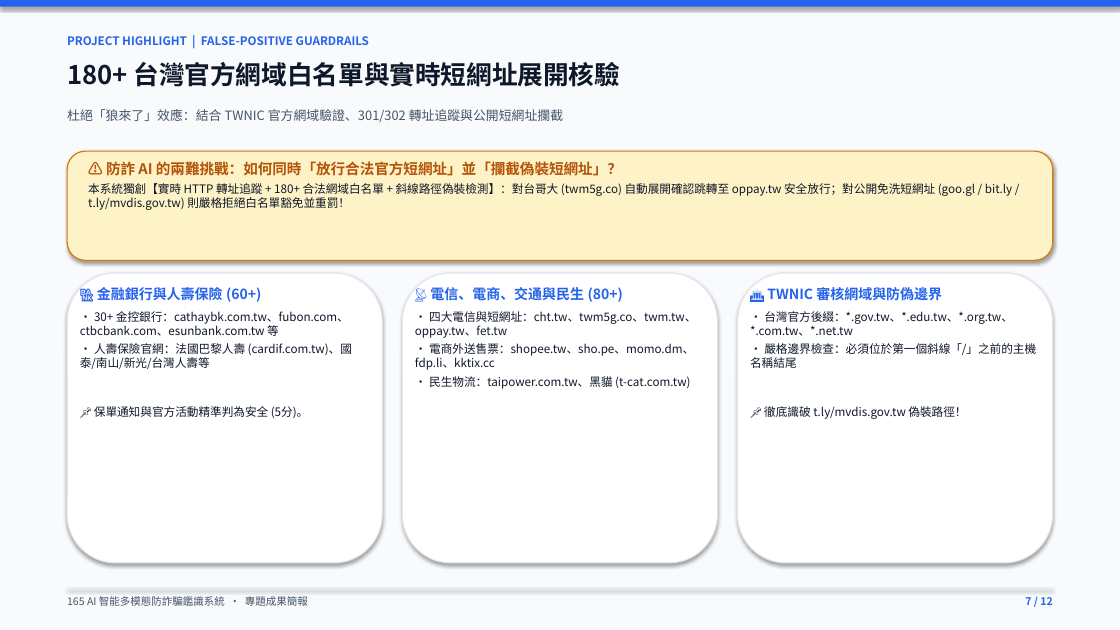
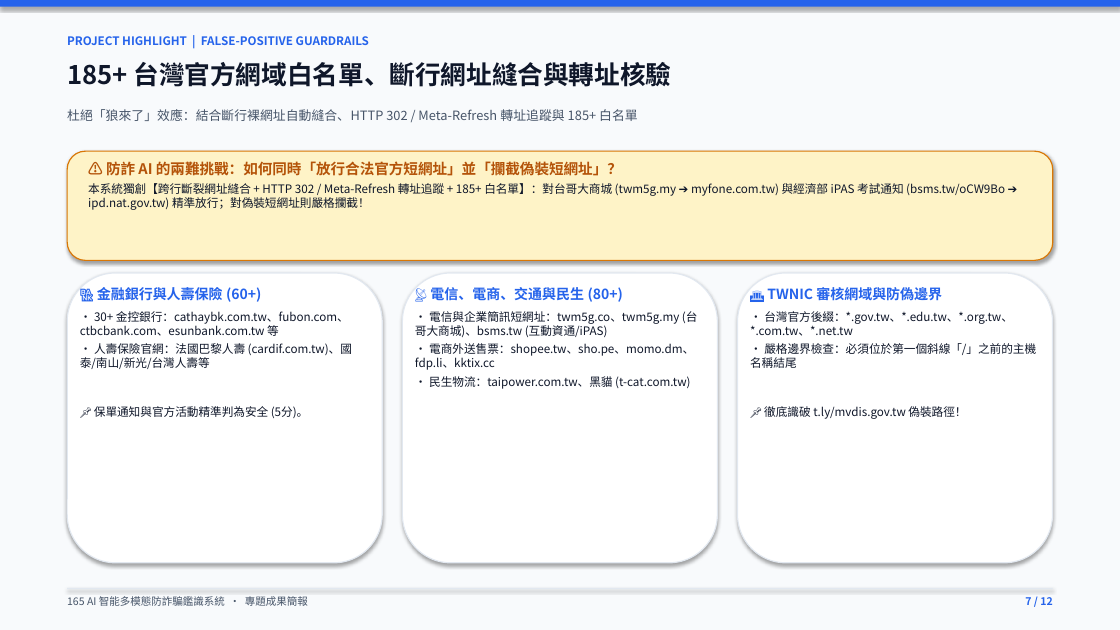
Before and after one commit to alex0647-star/165-anti-scam-ai, a slide deck: slide 7 of 165_AI智能多模態防詐騙鑑識系統_專題簡報.pptx. Drawn at 1120x630 pixels with LibreOffice and Linux fonts; fonts in the diff are those of the drawing. Boxes give left, top, right and bottom in pixels: in the first picture for what was removed or moved away, otherwise in the second. Text is boxed around its words. In the diff, an @@ line names an element or a change of style, - is before the commit and + after.

Commit message:
更新 165 AI 專題簡報、LINE 官方機器人伺服器與相關實測成果

```diff
--- a/165_AI智能多模態防詐騙鑑識系統_專題簡報.pptx
+++ b/165_AI智能多模態防詐騙鑑識系統_專題簡報.pptx
@@ text at <box>67,62,671,87</box>: text changed @@
-180+ 台灣官方網域白名單與實時短網址展開核驗
+185+ 台灣官方網域白名單、斷行網址縫合與轉址核驗
@@ text at <box>67,109,638,121</box>: text changed @@
-杜絕「狼來了」效應：結合 TWNIC 官方網域驗證、301/302 轉址追蹤與公開短網址攔截
+杜絕「狼來了」效應：結合斷行裸網址自動縫合、HTTP 302 / Meta-Refresh 轉址追蹤與 185+ 白名單
@@ text at <box>88,183,1005,210</box>: text changed @@
-本系統獨創【實時 HTTP 轉址追蹤 + 180+ 合法網域白名單 + 斜線路徑偽裝檢測】：對台哥大 (twm5g.co) 自動展開確認跳轉至 oppay.tw 安全放行；對公開免洗短網址 (goo.gl / bit.ly / t.ly/mvdis.gov.tw) 則嚴格拒絕白名單豁免並重罰！
+本系統獨創【跨行斷裂網址縫合 + HTTP 302 / Meta-Refresh 轉址追蹤 + 185+ 白名單】：對台哥大商城 (twm5g.my ➔ myfone.com.tw) 與經濟部 iPAS 考試通知 (bsms.tw/oCW9Bo ➔ ipd.nat.gov.tw) 精準放行；對偽裝短網址則嚴格攔截！
@@ text at <box>415,311,698,337</box>: text changed @@
-• 四大電信與短網址：cht.tw、twm5g.co、twm.tw、oppay.tw、fet.tw
+• 電信與企業簡訊短網址：twm5g.co、twm5g.my (台哥大商城)、bsms.tw (互動資通/iPAS)
```
Also in this commit, not shown: 3 other slides changed, 3 other files.
